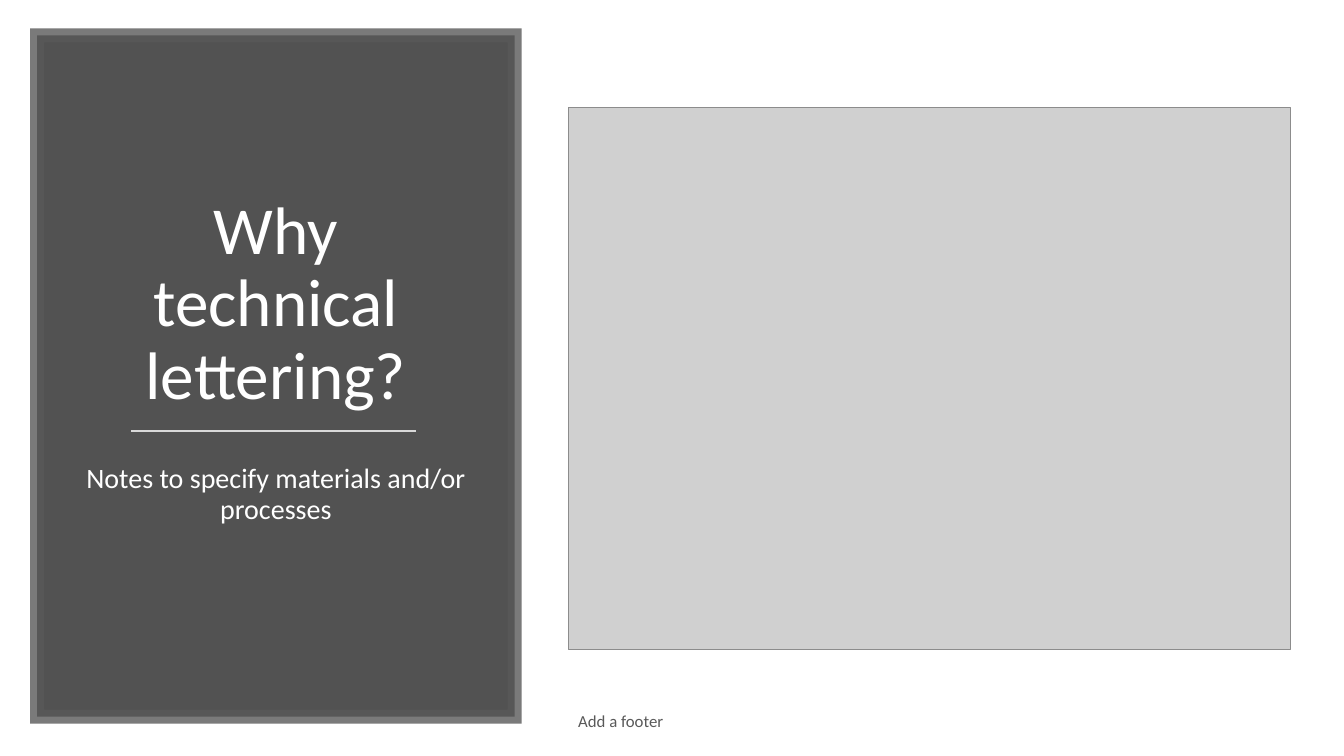
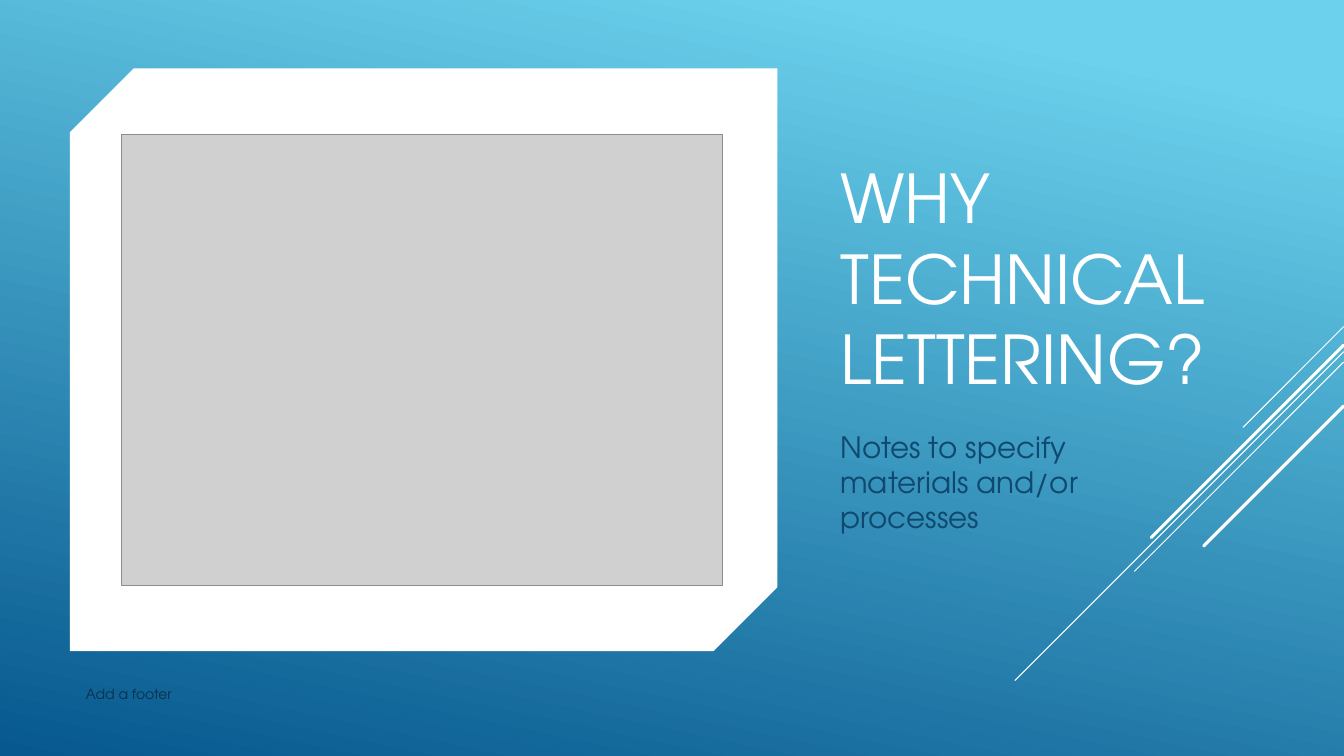
Before and after one commit to nickvertucci/Technology-Education-Curriculum, a slide deck: slide 11 of High School/Design and Drawing for Production/Unit 3 - Introduction to Lettering/Section 1 - What is Lettering/Assets/Unit 3 - Section 1 - What is Lettering.pptx. Drawn at 1344x756 pixels with LibreOffice and Linux fonts; fonts in the diff are those of the drawing; grey boxes stand for pictures. Boxes give left, top, right and bottom in pixels: in the first picture for what was removed or moved away, otherwise in the second. Text is boxed around its words. In the diff, an @@ line names an element or a change of style, - is before the commit and + after.

```diff
--- a/High School/Design and Drawing for Production/Unit 3 - Introduction to Lettering/Section 1 - What is Lettering/Assets/Unit 3 - Section 1 - What is Lettering.pptx
+++ b/High School/Design and Drawing for Production/Unit 3 - Introduction to Lettering/Section 1 - What is Lettering/Assets/Unit 3 - Section 1 - What is Lettering.pptx
@@ rectangle added at box(0, 0, 1344, 756), fill gradient #6ED2EB to #06588E @@
@@ line added from (1344, 10) to (674, 681), #000000 1 pt @@
@@ line added from (1344, 25) to (798, 572), #000000 1 pt @@
@@ line added from (1344, 4) to (809, 538), #000000 2.5 pt @@
@@ line added from (1327, 1) to (907, 421), #000000 1 pt @@
@@ rectangle removed at box(37, 35, 515, 717) @@
@@ snip diag rect added at box(70, 69, 777, 651), fill #FFFFFF @@
@@ line added from (1344, 68) to (865, 546), #000000 2.5 pt @@
@@ picture: place and size @@
-picture at box(569, 108, 1292, 650)
+picture at box(121, 134, 722, 585)
@@ title at box(840, 173, 1205, 385): text changed; font Calibri to TeX Gyre Adventor @@
-Why technical lettering?
+WHY TECHNICAL LETTERING?
@@ group added at box(1015, 327, 1344, 681): 5 lines @@
@@ group added at box(1015, 327, 1344, 681): 5 lines @@
@@ line removed from (131, 432) to (416, 432) @@
@@ text "Notes to specify materials and/or ...": place and size @@
-text "Notes to specify materials and/or ..." at box(86, 468, 465, 524)
+text "Notes to specify materials and/or ..." at box(840, 436, 1078, 534)
@@ text "Notes to specify materials and/or ..." at box(840, 436, 1078, 534): size 20 to 21 pt, font Calibri to TeX Gyre Adventor, text colour #FFFFFF to #0F496F; alignment centre to left; line spacing 0.9 to 1 @@
@@ text "Add a footer": place and size @@
-text "Add a footer" at box(578, 715, 663, 727)
+text "Add a footer" at box(86, 689, 172, 699)
@@ text "Add a footer" at box(86, 689, 172, 699): size 12 to 10 pt, font Calibri to TeX Gyre Adventor, text colour #595959 to #0A304A; vertical alignment middle to top @@
```
Also in this commit, not shown: 22 other slides changed, 3 slides added.
